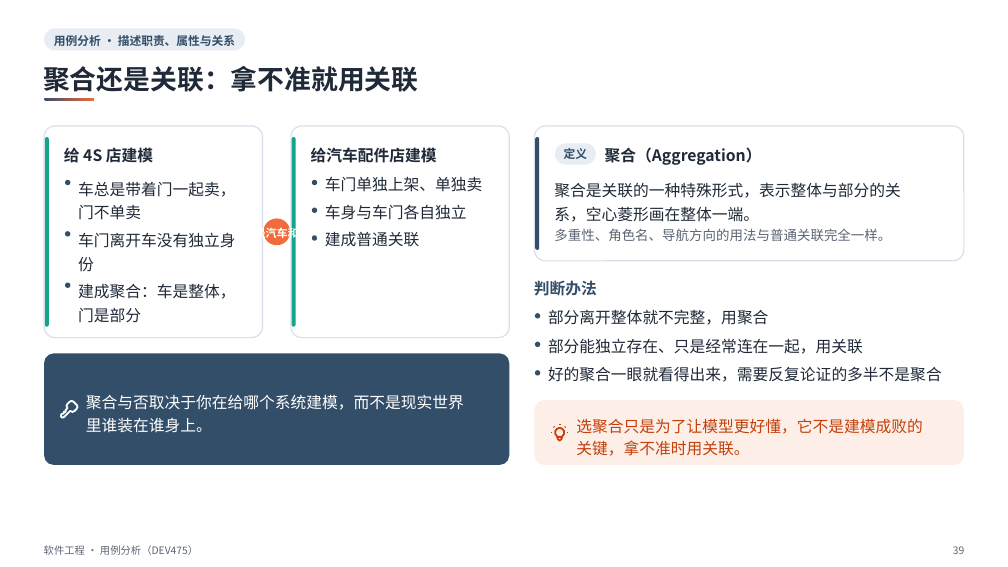
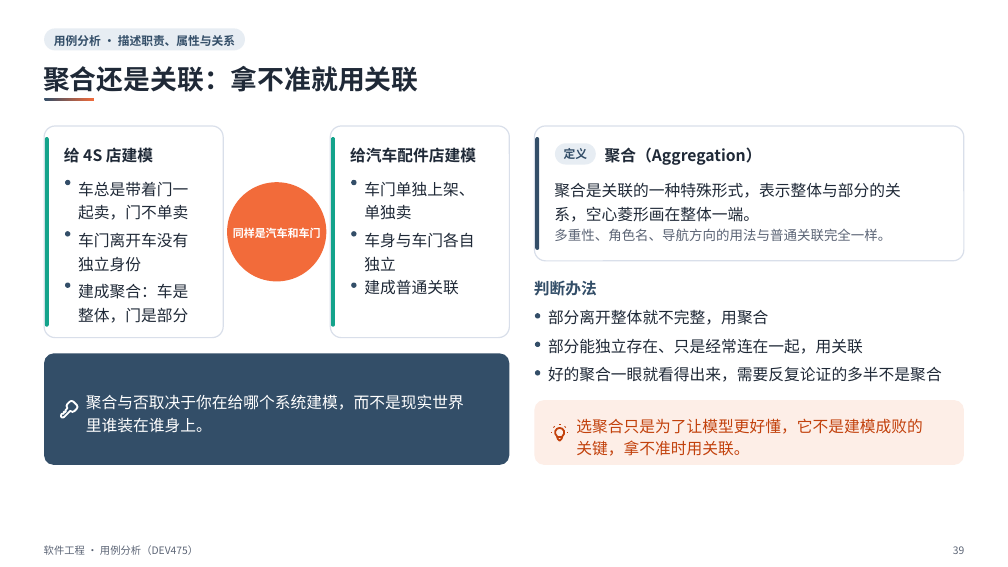
Before and after one commit to sweetcornna/JLU-remake, a slide deck: slide 39 of 大三上/软件工程/重制版PPT/用例分析（DEV475）（重制版）.pptx. Drawn at 1008x567 pixels with LibreOffice and Linux fonts; fonts in the diff are those of the drawing. Boxes give left, top, right and bottom in pixels: in the first picture for what was removed or moved away, otherwise in the second. Text is boxed around its words. In the diff, an @@ line names an element or a change of style, - is before the commit and + after.

```diff
--- a/大三上/软件工程/重制版PPT/用例分析（DEV475）（重制版）.pptx
+++ b/大三上/软件工程/重制版PPT/用例分析（DEV475）（重制版）.pptx
@@ rounded rectangle: place and size @@
-rounded rectangle at box(44, 126, 262, 338)
+rounded rectangle at box(44, 126, 223, 338)
@@ rounded rectangle at box(44, 126, 223, 338): proportions changed @@
@@ rounded rectangle at box(330, 126, 510, 338): proportions changed @@
@@ rounded rectangle: place and size @@
-rounded rectangle at box(291, 126, 510, 338)
+rounded rectangle at box(330, 126, 510, 338)
@@ text at box(78, 182, 188, 220): spaces changed @@
-车总是带着门一起卖，
-门不单卖
+车总是带着门一
+起卖，门不单卖
@@ ellipse: place and size @@
-ellipse at box(263, 219, 290, 245)
+ellipse at box(227, 182, 326, 281)
@@ 1 text, 1 rounded rectangle, 1 ellipse: place and size @@
-1 text, 1 rounded rectangle, 1 ellipse at box(292, 137, 437, 327)
+1 text, 1 rounded rectangle, 1 ellipse at box(331, 137, 476, 327)
@@ text at box(364, 182, 474, 219): text changed @@
-车门单独上架、单独卖
+车门单独上架、
+单独卖
@@ text at box(78, 233, 188, 272): spaces changed @@
-车门离开车没有独立身
-份
+车门离开车没有
+独立身份
@@ ellipse: place and size @@
-ellipse at box(312, 208, 317, 213)
+ellipse at box(352, 231, 357, 237)
@@ text at box(364, 233, 474, 272): text changed @@
-车身与车门各自独立
+车身与车门各自
+独立
@@ text at box(78, 283, 188, 323): spaces changed @@
-建成聚合：车是整体，
-门是部分
+建成聚合：车是
+整体，门是部分
@@ ellipse: place and size @@
-ellipse at box(312, 235, 317, 240)
+ellipse at box(352, 283, 357, 288)
@@ text "建成普通关联": place and size @@
-text "建成普通关联" at box(325, 231, 419, 247)
+text "建成普通关联" at box(364, 280, 458, 295)
```
Also in this commit, not shown: 15 other slides changed, 3 other files.
